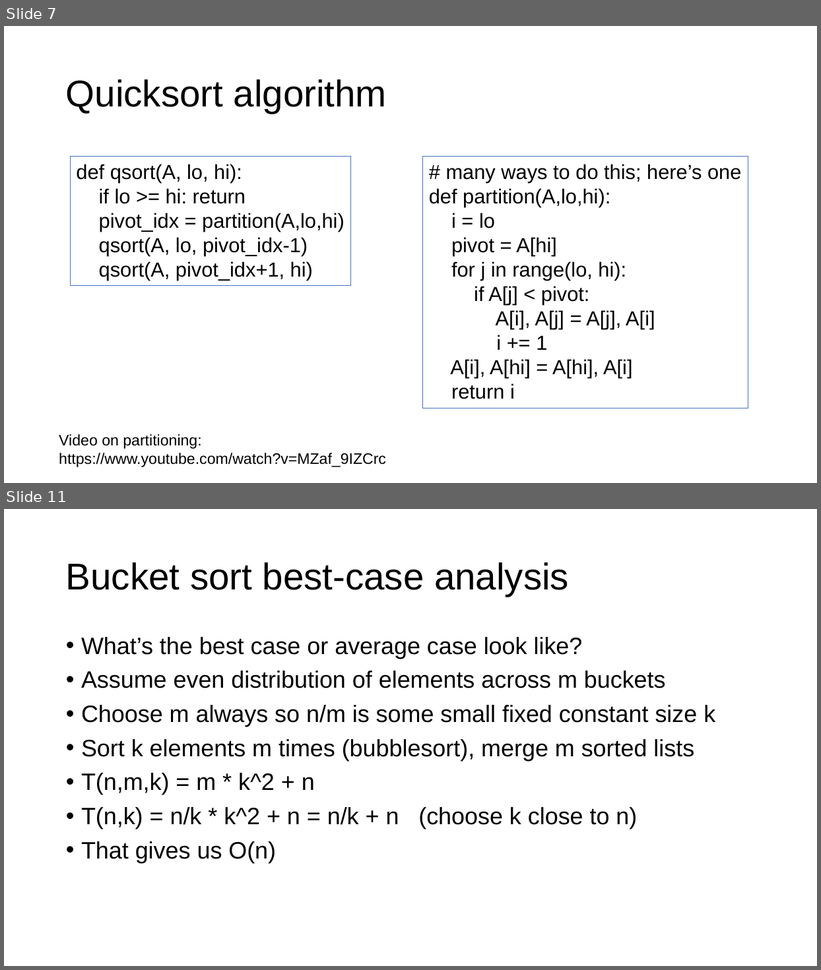
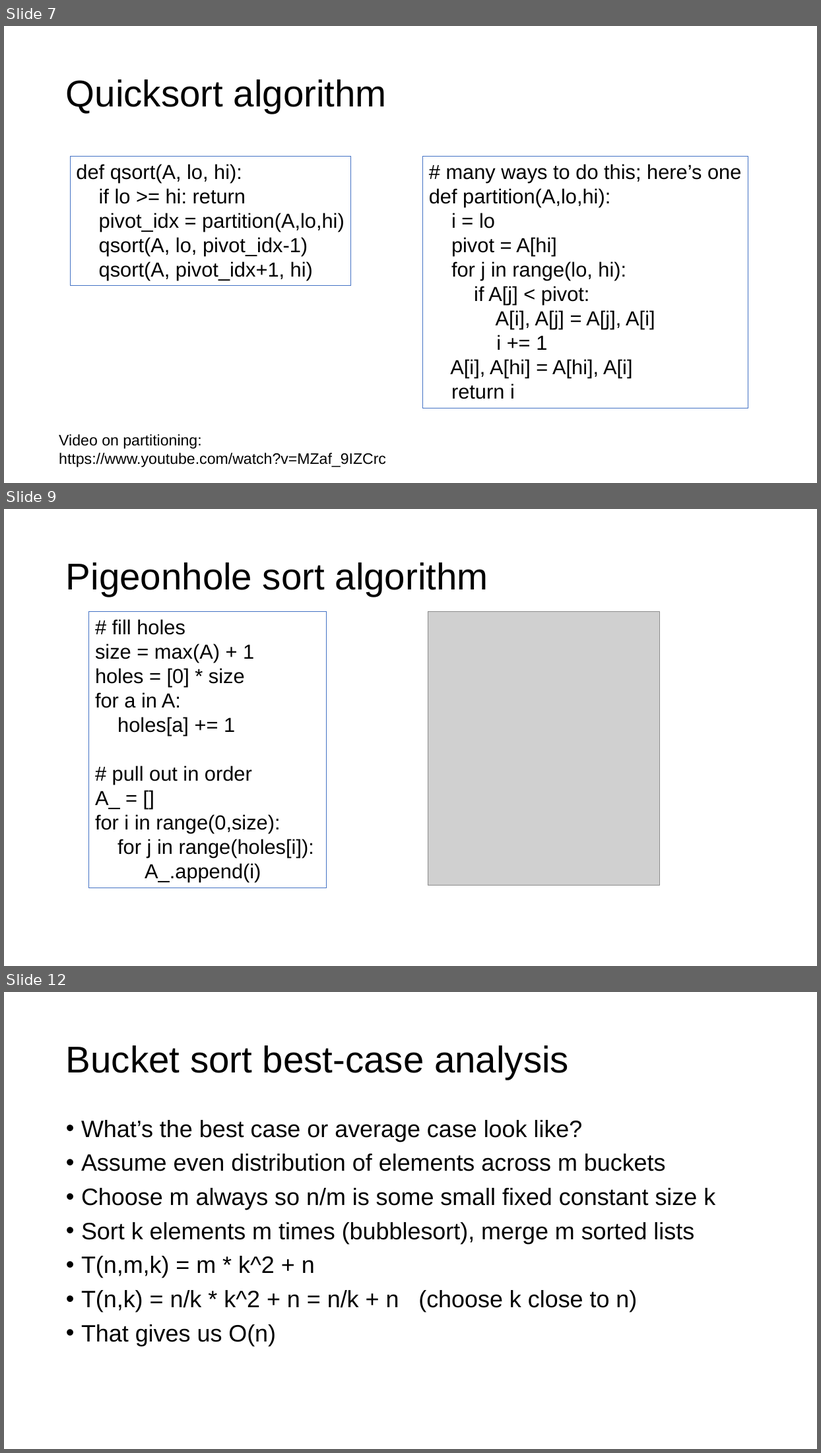
Before and after one commit to parrt/msds689, a slide deck: notes/sorting.pptx. Shown one above the other, each under a label of ours: slides 7 and 11 before the commit, slides 7, 9 and 12 after it; the slides between them are not shown. The pictures are 821x970 and 821x1453 pixels, drawn with LibreOffice and Linux fonts; fonts in the diff are those of the drawing; grey boxes stand for pictures; background and template pictures are left out. Boxes give left, top, right and bottom in pixels: in the first picture for what was removed or moved away, otherwise in the second. Text is boxed around its words. In the diff, an @@ line names an element or a change of style, - is before the commit and + after.

```diff
--- a/notes/sorting.pptx
+++ b/notes/sorting.pptx
@@ slide 9 added at <box>4,509,817,966</box>, background #FFFFFF @@
@@ title added at <box>66,562,488,596</box>, 44 pt, text #000000 @@
+Pigeonhole sort algorithm
@@ rectangle added at <box>89,611,327,889</box>, outline #4472C4 0.75 pt, 24 pt, text #000000 @@
+# fill holes
+size = max(A) + 1
+holes = [0] * size
+for a in A:
+holes[a] += 1
+# pull out in order
+A_ = []
+for i in range(0,size):
+for j in range(holes[i]):
+A_.append(i)
@@ picture added at <box>428,611,660,885</box> @@
@@ what was slide 11 is now slide 12 @@
```
Also in this commit, not shown: 4 slides changed, 1 other slide added, 3 other files.
